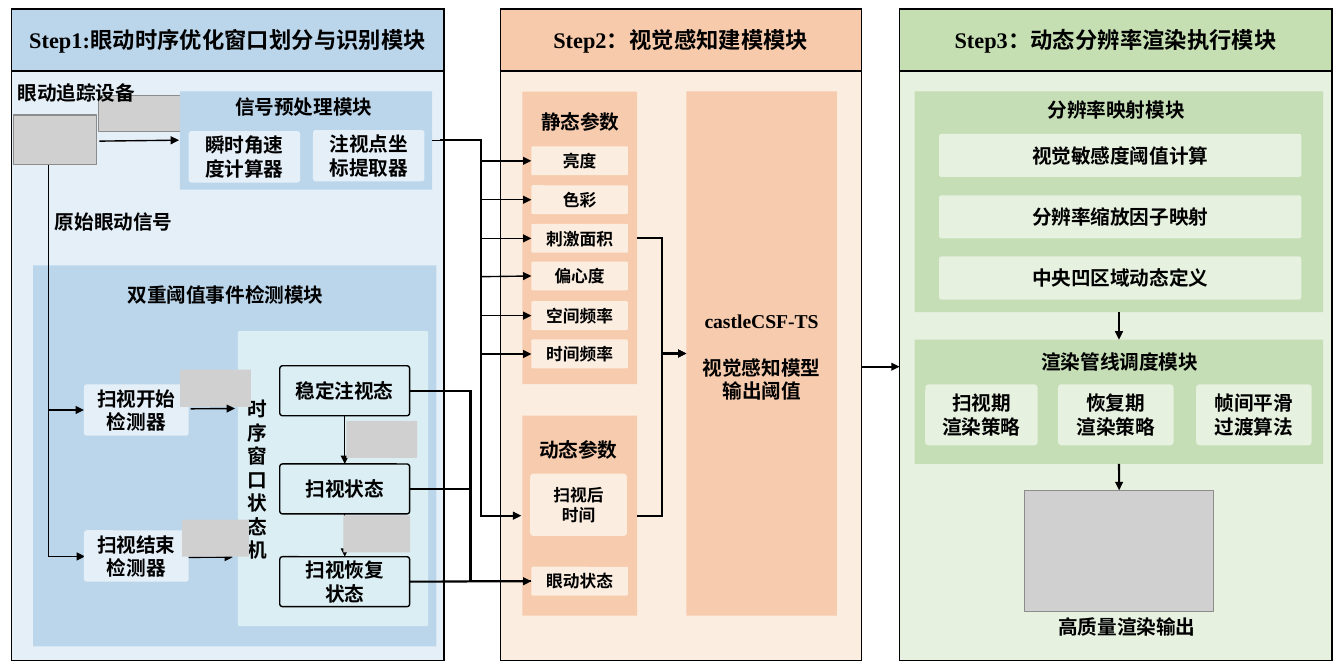
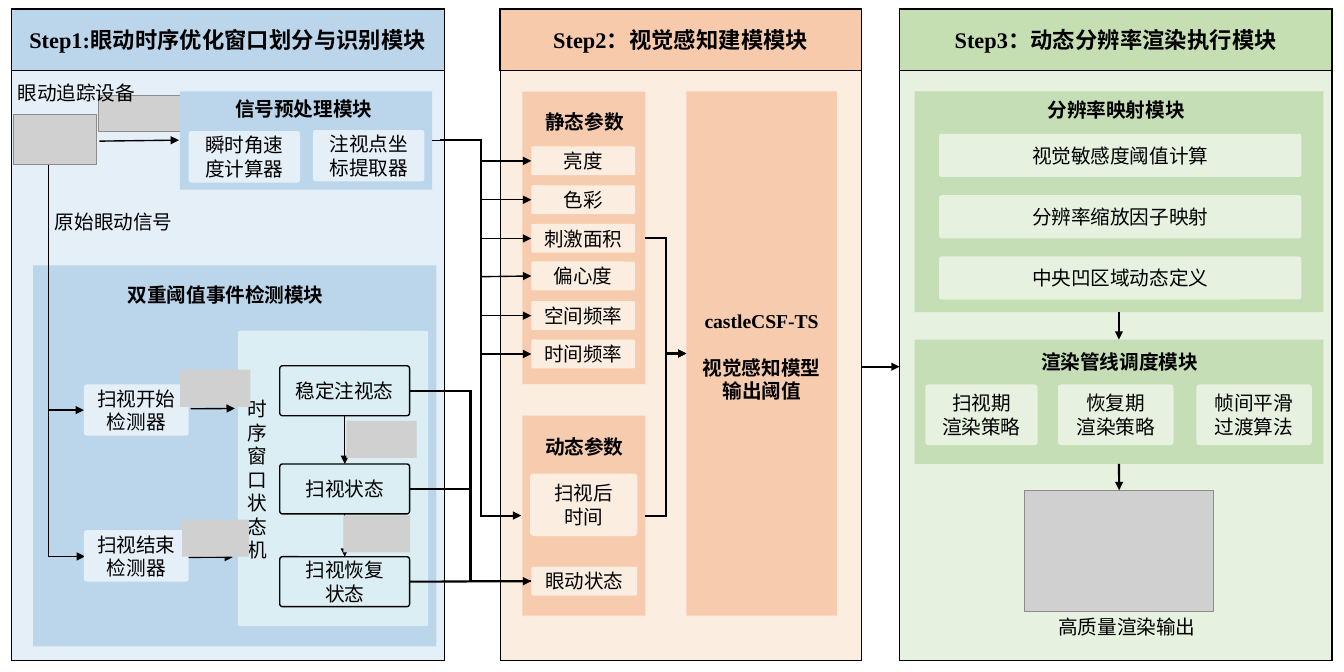
Before and after one commit to shanchangshuiyuan/latex-paper, a slide deck: slide 1 of 论文图片/图片转pdf/第三章/融合扫视时序特征的多维感知注视点渲染方法总体架构图.pptx. Drawn at 1344x672 pixels with LibreOffice and Linux fonts; fonts in the diff are those of the drawing; grey boxes stand for pictures. Boxes give left, top, right and bottom in pixels: in the first picture for what was removed or moved away, otherwise in the second. Text is boxed around its words. In the diff, an @@ line names an element or a change of style, - is before the commit and + after.

```diff
--- a/论文图片/图片转pdf/第三章/融合扫视时序特征的多维感知注视点渲染方法总体架构图.pptx
+++ b/论文图片/图片转pdf/第三章/融合扫视时序特征的多维感知注视点渲染方法总体架构图.pptx
@@ rectangle: place and size @@
-rectangle at (522,91,636,383)
+rectangle at (522,91,645,383)
@@ text "静态参数": place and size @@
-text "静态参数" at (541,112,619,131)
+text "静态参数" at (545,112,623,131)
@@ rounded rectangle "亮度": place and size @@
-rounded rectangle "亮度" at (531,147,627,176)
+rounded rectangle "亮度" at (531,147,634,176)
@@ rounded rectangle "色彩": place and size @@
-rounded rectangle "色彩" at (531,186,627,215)
+rounded rectangle "色彩" at (531,186,634,215)
@@ rounded rectangle "刺激面积": place and size @@
-rounded rectangle "刺激面积" at (531,224,627,253)
+rounded rectangle "刺激面积" at (531,224,634,253)
@@ elbow arrow moved from (637, 238) - (687, 353) to (645, 238) - (687, 353) @@
@@ rounded rectangle "偏心度": place and size @@
-rounded rectangle "偏心度" at (531,262,627,291)
+rounded rectangle "偏心度" at (531,261,634,290)
@@ rounded rectangle "空间频率": place and size @@
-rounded rectangle "空间频率" at (531,301,627,330)
+rounded rectangle "空间频率" at (531,301,634,330)
@@ rounded rectangle "时间频率": place and size @@
-rounded rectangle "时间频率" at (531,339,627,368)
+rounded rectangle "时间频率" at (531,339,634,368)
@@ elbow arrow moved from (637, 516) - (687, 353) to (645, 516) - (687, 353) @@
@@ rectangle: place and size @@
-rectangle at (522,416,636,615)
+rectangle at (522,416,645,615)
@@ text "动态参数": place and size @@
-text "动态参数" at (539,440,617,459)
+text "动态参数" at (545,437,623,456)
@@ size 12.1 to 14 pt, bold off in 8 elements at (531,147,634,176), (531,186,634,215), (531,224,634,253), (531,301,634,330), (531,339,634,368), (531,261,634,290), (531,566,636,595), (530,474,637,536) @@
@@ rounded rectangle "扫视后": place and size @@
-rounded rectangle "扫视后" at (530,474,626,536)
+rounded rectangle "扫视后" at (530,474,637,536)
@@ bold off in 17 elements at (189,131,300,183), (313,130,425,182), (55,212,172,231), (18,83,135,105), (84,384,189,436), (280,365,410,416), (280,464,410,514), (280,556,410,606), (248,399,268,559), (938,133,1301,177), (938,195,1301,238), (938,256,1301,299), (925,384,1038,446), (1058,384,1173,446), (1195,384,1311,446), (1058,617,1195,636), (84,530,189,581) @@
@@ rounded rectangle "眼动状态": place and size @@
-rounded rectangle "眼动状态" at (531,566,627,595)
+rounded rectangle "眼动状态" at (531,566,636,595)
```
Also in this commit, not shown: 29 other files.
